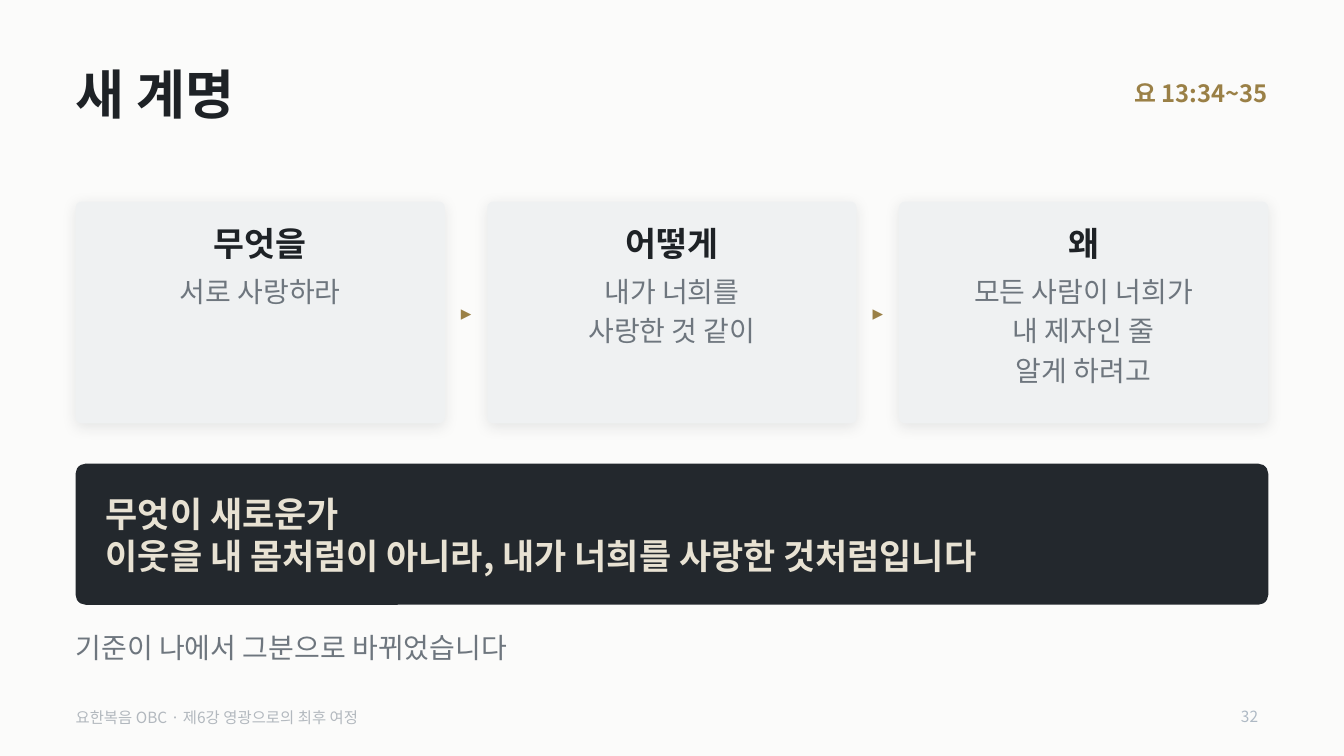
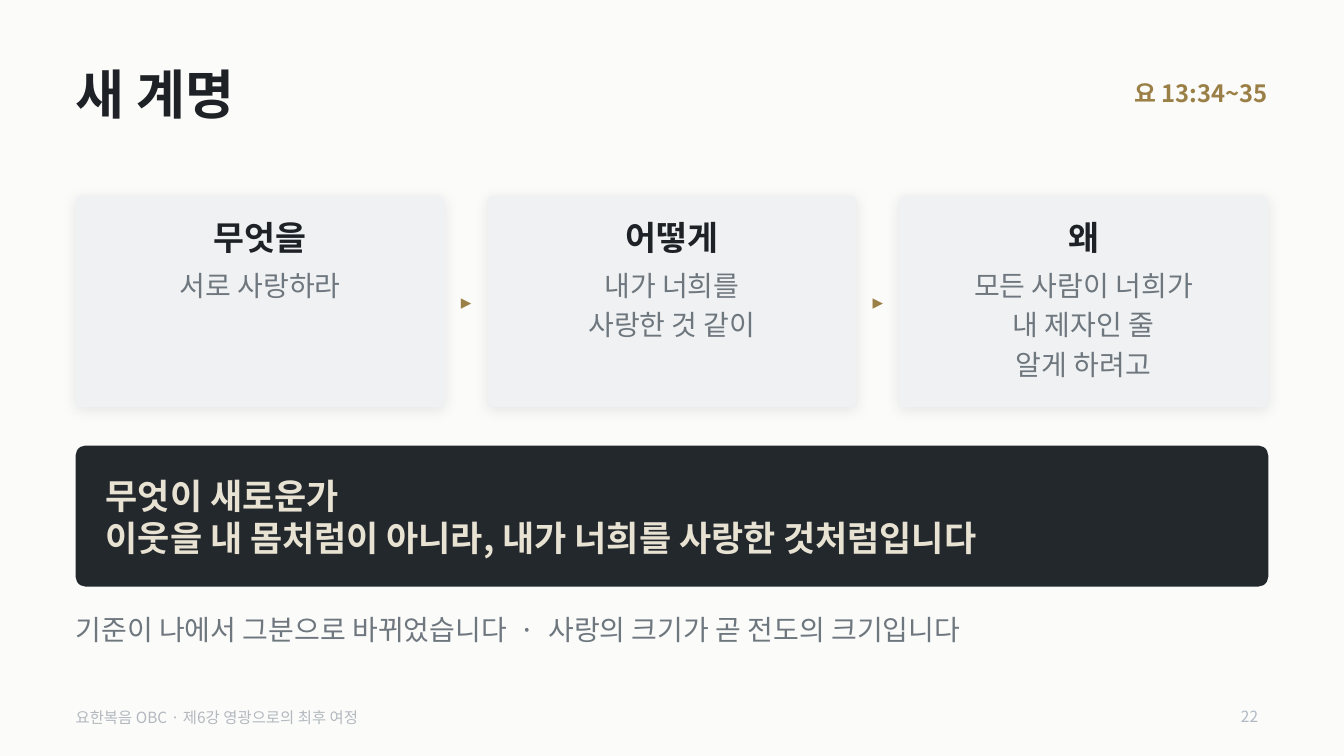
Before and after one commit to mio-modu/bible_GospelofJohn, a slide deck: slide 22 of dist/요한복음_6강_영광으로의_최후_여정.pptx (slide 32 before the commit). Drawn at 1344x756 pixels with LibreOffice and Linux fonts; fonts in the diff are those of the drawing. Boxes give left, top, right and bottom in pixels: in the first picture for what was removed or moved away, otherwise in the second. Text is boxed around its words. In the diff, an @@ line names an element or a change of style, - is before the commit and + after.

```diff
--- a/dist/요한복음_6강_영광으로의_최후_여정.pptx
+++ b/dist/요한복음_6강_영광으로의_최후_여정.pptx
@@ rounded rectangle: place and size @@
-rounded rectangle at [76, 202, 445, 423]
+rounded rectangle at [76, 196, 445, 407]
@@ rounded rectangle: place and size @@
-rounded rectangle at [487, 202, 856, 423]
+rounded rectangle at [487, 196, 856, 407]
@@ proportions changed in 3 elements at [76, 196, 445, 407], [487, 196, 856, 407], [899, 196, 1268, 407] @@
@@ rounded rectangle: place and size @@
-rounded rectangle at [899, 202, 1268, 423]
+rounded rectangle at [899, 196, 1268, 407]
@@ 3 texts: place and size @@
-3 texts at [214, 227, 1099, 259]
+3 texts at [214, 221, 1099, 253]
@@ text "서로 사랑하라": place and size @@
-text "서로 사랑하라" at [180, 279, 341, 304]
+text "서로 사랑하라" at [180, 273, 341, 298]
@@ text "내가 너희를": place and size @@
-text "내가 너희를" at [588, 279, 756, 343]
+text "내가 너희를" at [588, 273, 756, 337]
@@ text "모든 사람이 너희가": place and size @@
-text "모든 사람이 너희가" at [974, 279, 1193, 383]
+text "모든 사람이 너희가" at [974, 273, 1193, 377]
@@ text "▸": place and size @@
-text "▸" at [445, 290, 487, 335]
+text "▸" at [445, 279, 487, 324]
@@ text "▸": place and size @@
-text "▸" at [857, 290, 899, 335]
+text "▸" at [857, 279, 899, 324]
@@ rounded rectangle: place and size @@
-rounded rectangle at [76, 464, 1268, 605]
+rounded rectangle at [76, 446, 1268, 587]
@@ text "무엇이 새로운가": place and size @@
-text "무엇이 새로운가" at [106, 497, 976, 577]
+text "무엇이 새로운가" at [106, 479, 976, 559]
@@ text at [76, 617, 960, 642]: text changed @@
-기준이 나에서 그분으로 바뀌었습니다
+기준이 나에서 그분으로 바뀌었습니다 · 사랑의 크기가 곧 전도의 크기입니다
@@ page number at [1241, 711, 1258, 722]: text changed @@
-32
+22
```
Also in this commit, not shown: 17 other slides changed, 22 slides removed, 12 other files.
